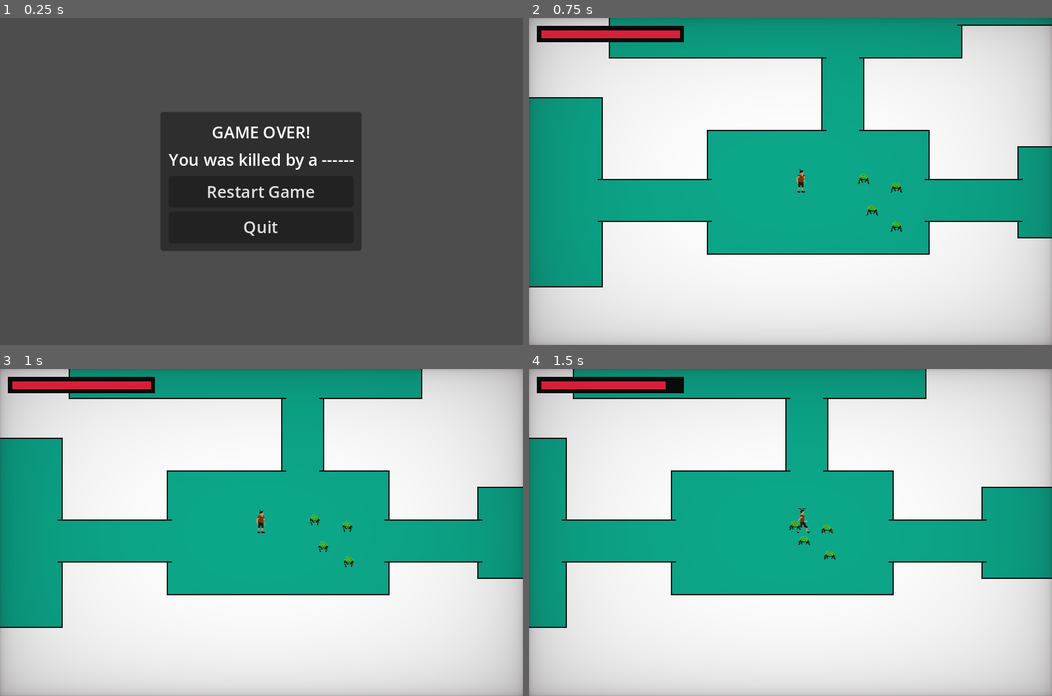
Above: before the commit, frames 1-4 (two rows, left to right).
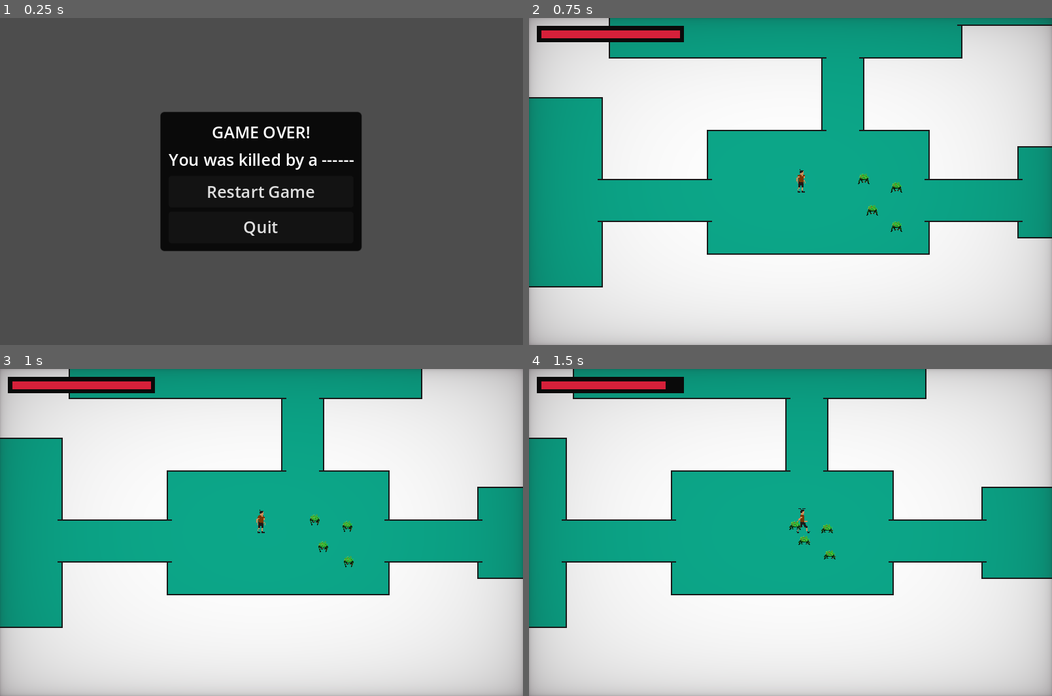
Above: after the commit, the same moments.

Repository: Lucas-AV/Graveyard-Survival
Game: Godot game, scene res://UI/DeathScreen/death_screen.tscn
The game is run twice, just before and just after one commit, with the same random seed, the same clock (stepped at 60 frames per second) and the same inputs. This scene is started directly instead of the project's main scene.
Inputs:
- Up to frame 1 (0.25 s): no input
- Up to frame 2 (0.75 s): click "Restart Game" at 0.5 s
- Up to frame 3 (1 s): no input
- Up to frame 4 (1.5 s): hold D (move_right) from 1.28 s (still down)

The runs differ from the first frame. In frame 1, 8.7% of the frame differs, in the area x 30-70%, y 28-72%; in frame 2, nothing differs; in frame 3, nothing differs; in frame 4, nothing differs.

Commit message:
game over update

Diff:
--- a/UI/DeathScreen/death_screen.tscn
+++ b/UI/DeathScreen/death_screen.tscn
@@ -1,6 +1,13 @@
-[gd_scene load_steps=2 format=3 uid="uid://bo3cin4tsynim"]
+[gd_scene load_steps=3 format=3 uid="uid://bo3cin4tsynim"]
 
 [ext_resource type="Script" path="res://UI/DeathScreen/death_screen.gd" id="1_hrmnw"]
+
+[sub_resource type="StyleBoxFlat" id="StyleBoxFlat_awe3l"]
+bg_color = Color(0.0392157, 0.0392157, 0.0392157, 1)
+corner_radius_top_left = 4
+corner_radius_top_right = 4
+corner_radius_bottom_right = 4
+corner_radius_bottom_left = 4
 
 [node name="DeathScreen" type="CanvasLayer"]
 process_mode = 3
@@ -20,6 +27,7 @@
 layout_mode = 2
 size_flags_horizontal = 4
 size_flags_vertical = 4
+theme_override_styles/panel = SubResource("StyleBoxFlat_awe3l")
 
 [node name="MarginContainer" type="MarginContainer" parent="MarginContainer/PanelContainer"]
 custom_minimum_size = Vector2(180, 0)
